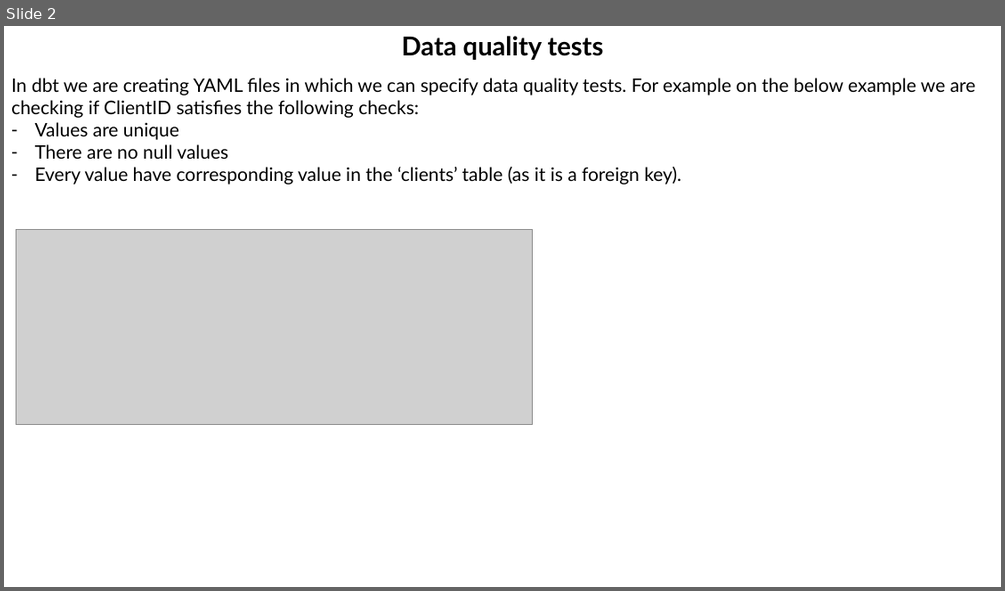
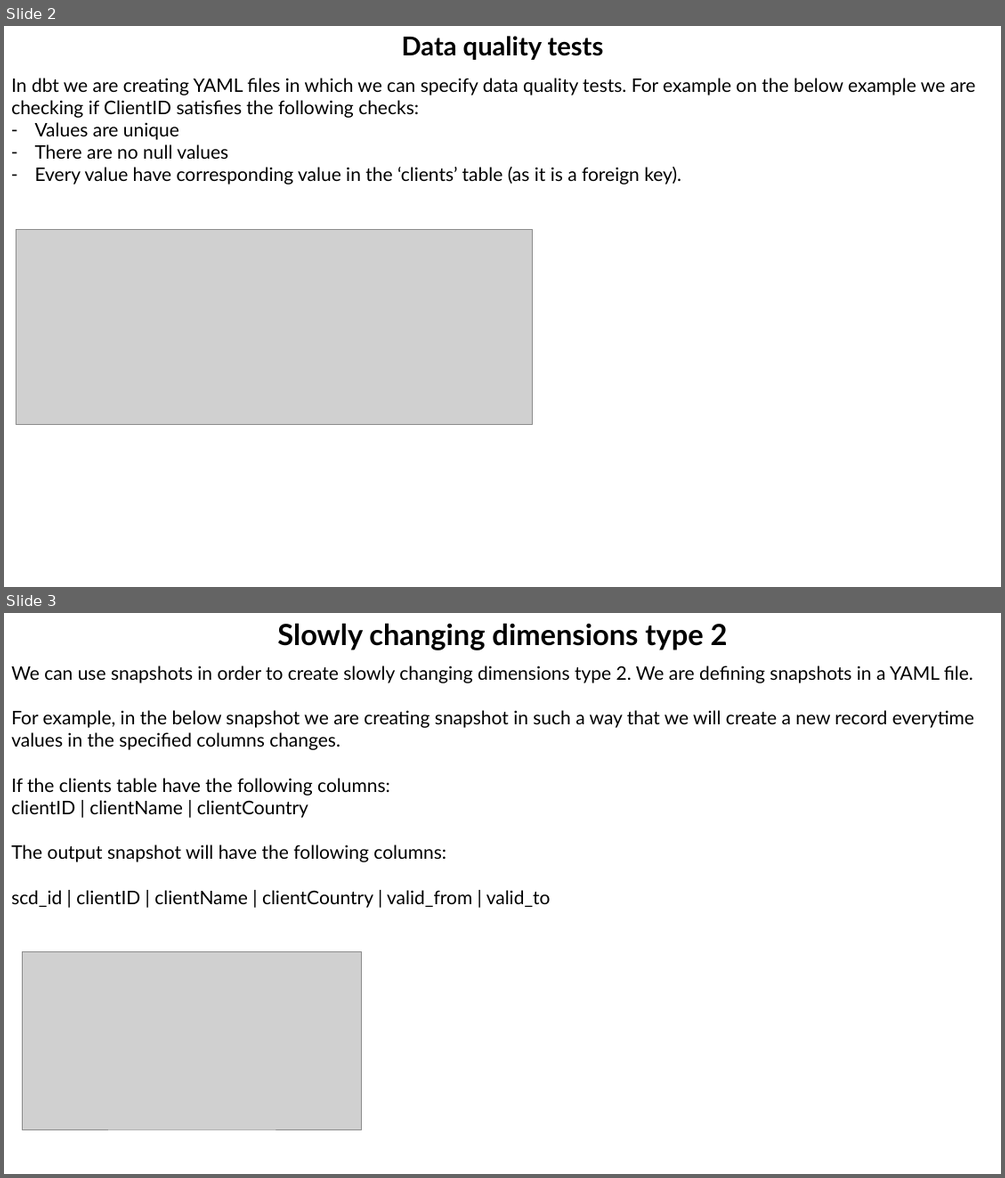
Before and after one commit to bulka4/knowledge_base, a slide deck: dbt/dbt benefits.pptx. Shown one above the other, each under a label of ours: slide 2 before the commit, slides 2 and 3 after it. The pictures are 1005x591 and 1005x1178 pixels, drawn with LibreOffice and Linux fonts; fonts in the diff are those of the drawing; grey boxes stand for pictures. Boxes give left, top, right and bottom in pixels: in the first picture for what was removed or moved away, otherwise in the second. Text is boxed around its words. In the diff, an @@ line names an element or a change of style, - is before the commit and + after.

```diff
--- a/dbt/dbt benefits.pptx
+++ b/dbt/dbt benefits.pptx
@@ slide 3 added at (4, 613, 1001, 1174), background #FFFFFF @@
@@ text added at (277, 623, 728, 650), 28 pt, text #000000, bold @@
+Slowly changing dimensions type 2
@@ text added at (11, 666, 974, 908), 18 pt, text #000000 @@
+We can use snapshots in order to create slowly changing dimensions type 2. We are defining snapshots in a YAML file.
+For example, in the below snapshot we are creating snapshot in such a way that we will create a new record everytime values in the specified columns changes.
+If the clients table have the following columns:
+clientID | clientName | clientCountry
+The output snapshot will have the following columns:
+scd_id | clientID | clientName | clientCountry | valid_from | valid_to
@@ picture added at (23, 951, 362, 1129) @@
```
Also in this commit, not shown: 5 other slides added, 1 slide removed, 3 other files.
